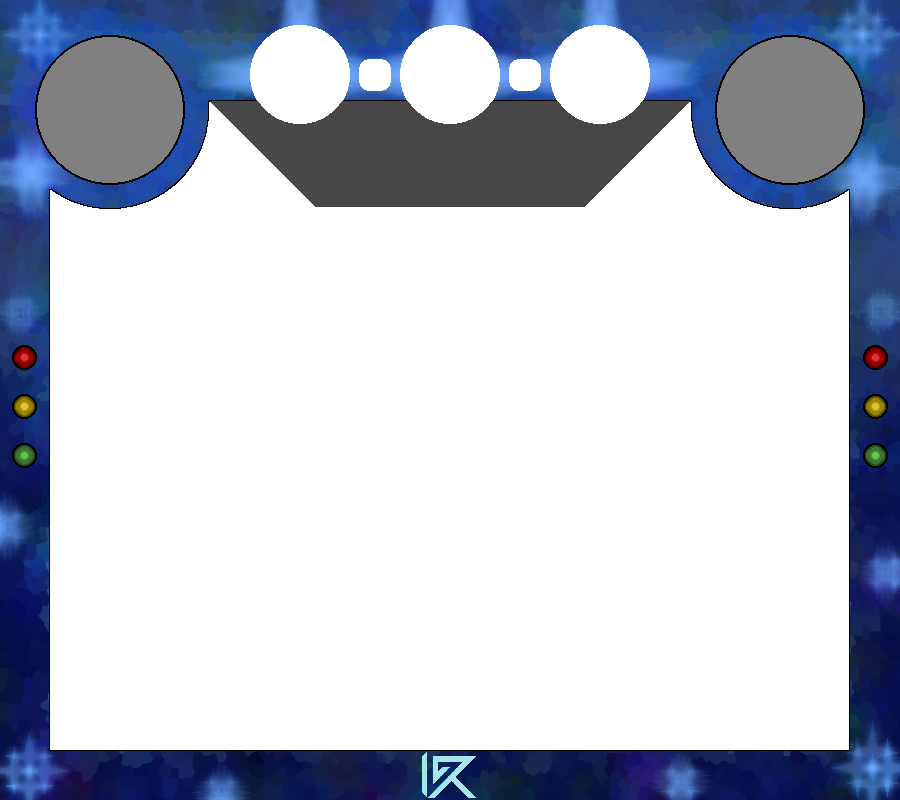
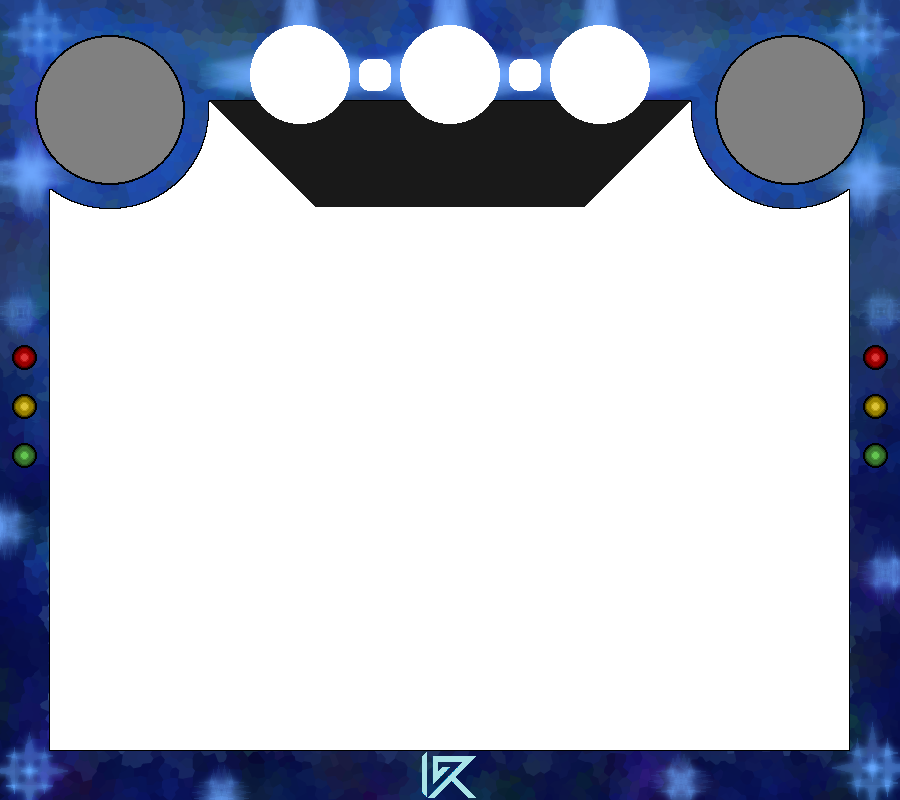
Before/after of a (900, 800) layered artwork. What changed in the layer stack:
"Layer 1": opacity 80% → 100% over 210, 101, 690, 207
